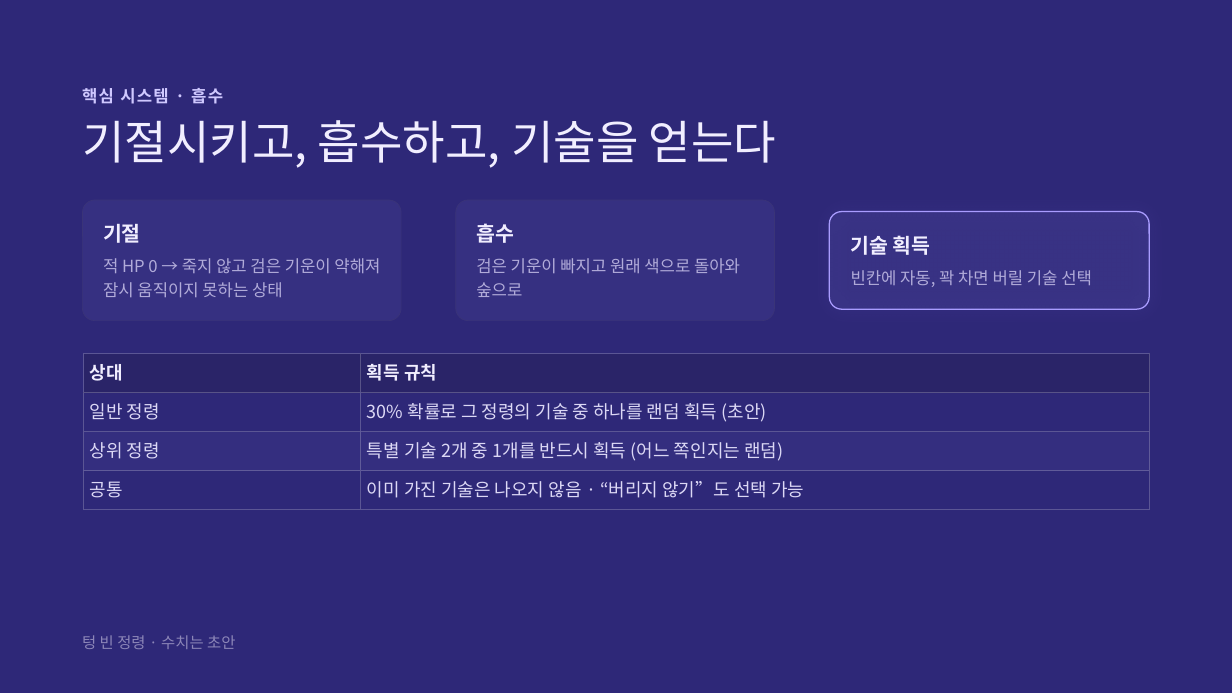
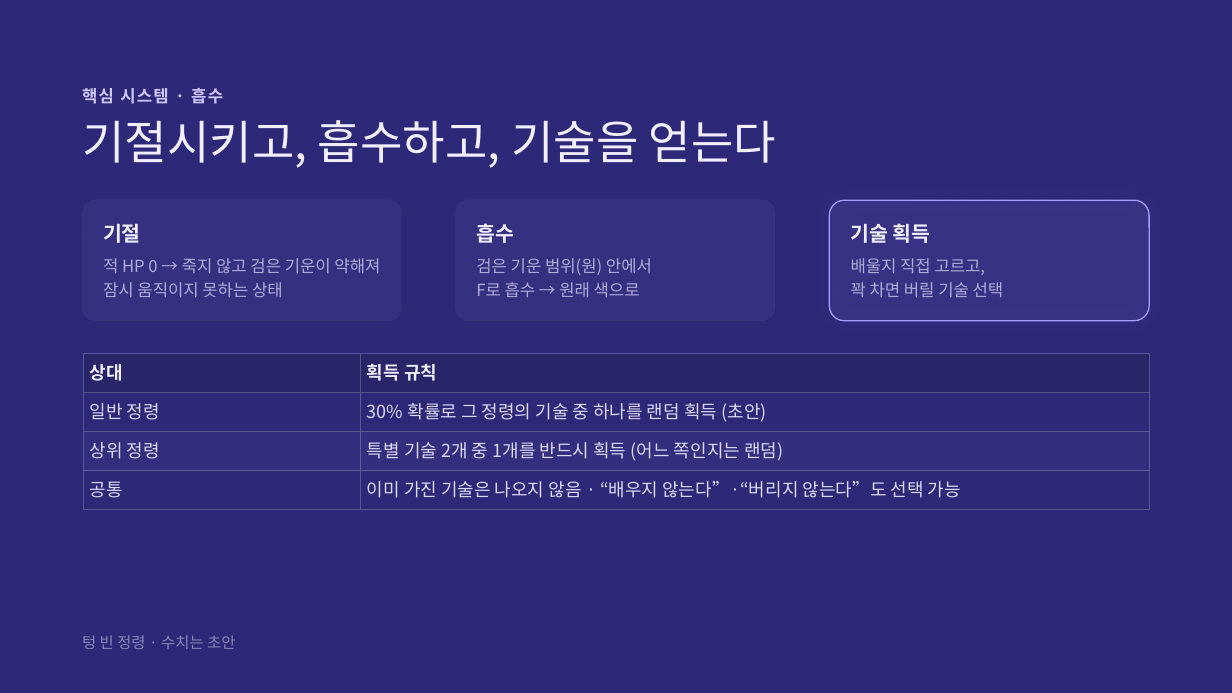
Before and after one commit to zkssk0812/202018012_2DGP_PROJECT, a slide deck: slide 9 of docs/텅 빈 정령 — 기획서.pptx. Drawn at 1232x693 pixels with LibreOffice and Linux fonts; fonts in the diff are those of the drawing; background and template pictures are left out. Boxes give left, top, right and bottom in pixels: in the first picture for what was removed or moved away, otherwise in the second. Text is boxed around its words. In the diff, an @@ line names an element or a change of style, - is before the commit and + after.

```diff
--- a/docs/텅 빈 정령 — 기획서.pptx
+++ b/docs/텅 빈 정령 — 기획서.pptx
@@ rounded rectangle: place and size @@
-rounded rectangle at [830, 212, 1150, 310]
+rounded rectangle at [830, 201, 1150, 322]
@@ text "기술 획득": place and size @@
-text "기술 획득" at [851, 235, 931, 255]
+text "기술 획득" at [851, 223, 931, 243]
@@ text at [476, 258, 652, 297]: text changed @@
-검은 기운이 빠지고 원래 색으로 돌아와 숲으로
+검은 기운 범위(원) 안에서
+F로 흡수 → 원래 색으로
@@ text at [851, 258, 1004, 297]: text changed @@
-빈칸에 자동, 꽉 차면 버릴 기술 선택
+배울지 직접 고르고,
+꽉 차면 버릴 기술 선택
@@ table at [83, 353, 1150, 509] @@
-row 4, column 2: 이미 가진 기술은 나오지 않음 · “버리지 않기”도 선택 가능
+row 4, column 2: 이미 가진 기술은 나오지 않음 · “배우지 않는다”·“버리지 않는다”도 선택 가능
```
Also in this commit, not shown: 4 other slides changed, 5 other files.
